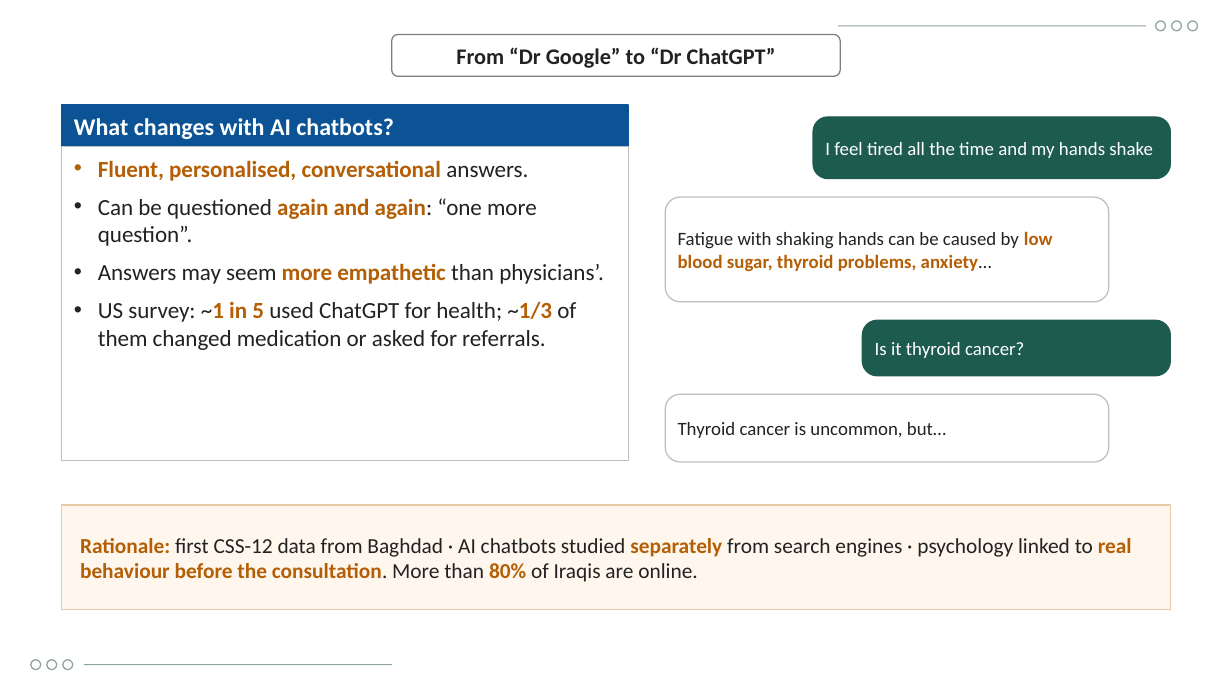
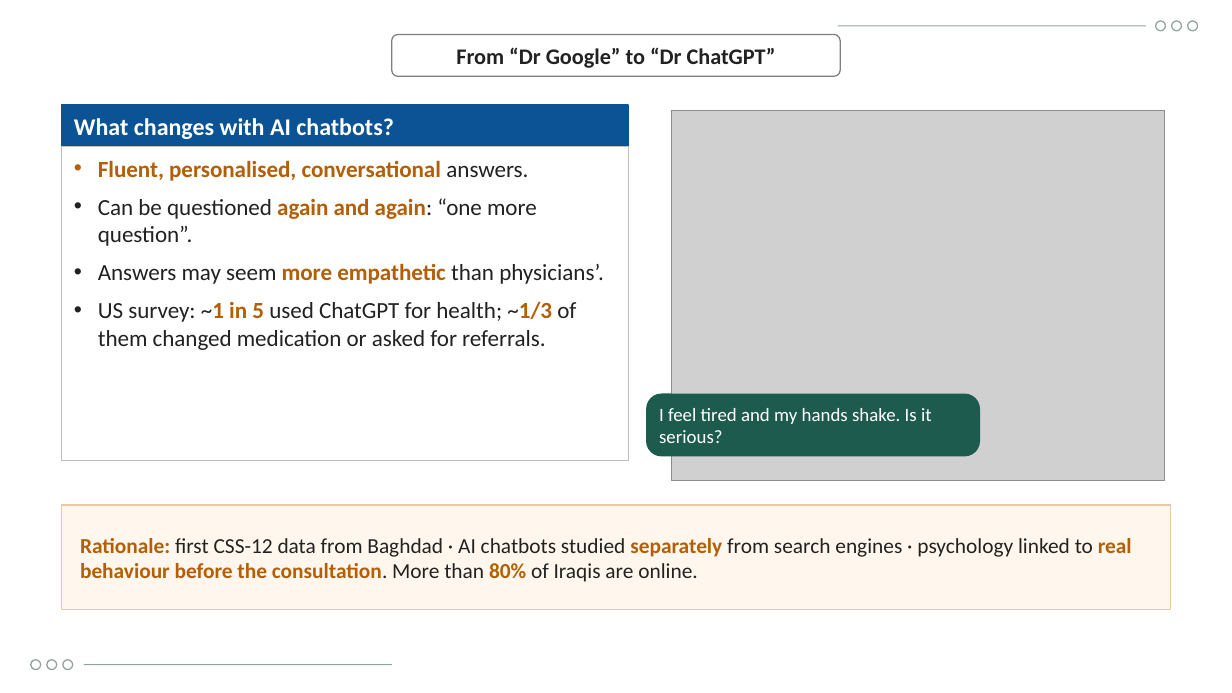
Before and after one commit to Yaseen279/History-Exam, a slide deck: slide 8 of research/output/study/Defence_Presentation_UOBCOM.pptx. Drawn at 1232x693 pixels with LibreOffice and Linux fonts; fonts in the diff are those of the drawing; grey boxes stand for pictures; background and template pictures are left out. Boxes give left, top, right and bottom in pixels: in the first picture for what was removed or moved away, otherwise in the second. Text is boxed around its words. In the diff, an @@ line names an element or a change of style, - is before the commit and + after.

```diff
--- a/research/output/study/Defence_Presentation_UOBCOM.pptx
+++ b/research/output/study/Defence_Presentation_UOBCOM.pptx
@@ rectangle added at bbox=[664, 103, 1172, 488], fill #FFFFFF, outline #FFFFFF 1 pt @@
@@ picture added at bbox=[671, 111, 1164, 480] @@
@@ rounded rectangle removed at bbox=[813, 117, 1170, 179] @@
@@ text removed at bbox=[678, 231, 1053, 271] @@
-Fatigue with shaking hands can be caused by low blood sugar, thyroid problems, anxiety…
@@ rounded rectangle removed at bbox=[862, 320, 1170, 376] @@
@@ text removed at bbox=[875, 342, 1024, 358] @@
-Is it thyroid cancer?
@@ rounded rectangle: place and size @@
-rounded rectangle at bbox=[665, 197, 1109, 302]
+rounded rectangle at bbox=[647, 394, 979, 456]
@@ rounded rectangle at bbox=[647, 394, 979, 456]: fill #FFFFFF to #1E5B4F; outline #BFBFBF 0.75 pt to #1E5B4F 0.75 pt; proportions changed @@
@@ text at bbox=[659, 408, 932, 443]: text changed @@
-I feel tired all the time and my hands shake
+I feel tired and my hands shake. Is it serious?
@@ rounded rectangle removed at bbox=[665, 394, 1109, 462] @@
@@ text removed at bbox=[678, 422, 946, 438] @@
-Thyroid cancer is uncommon, but…
```
Also in this commit, not shown: 8 other slides changed, 1 slide added, 14 other files.
